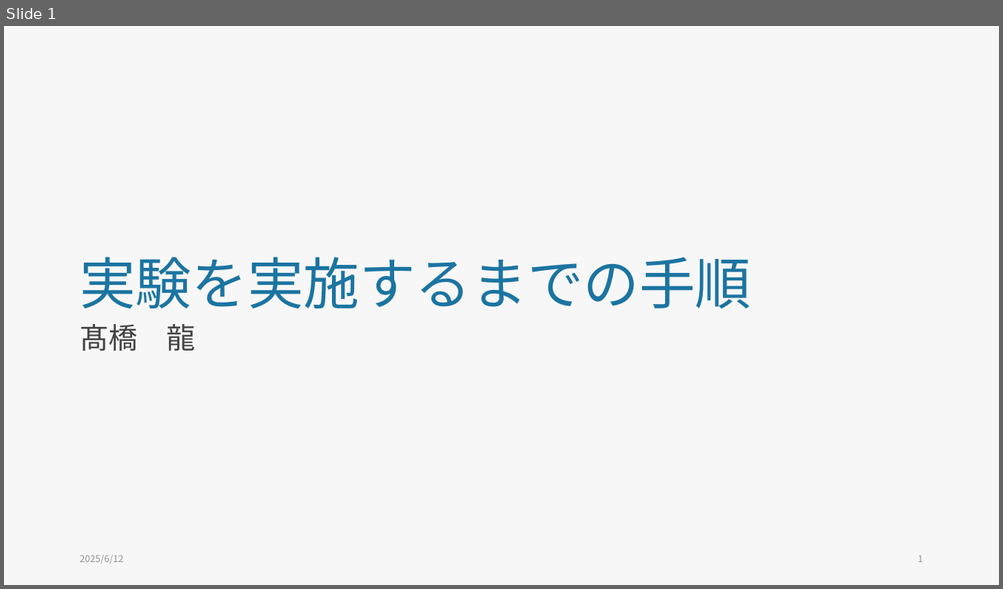
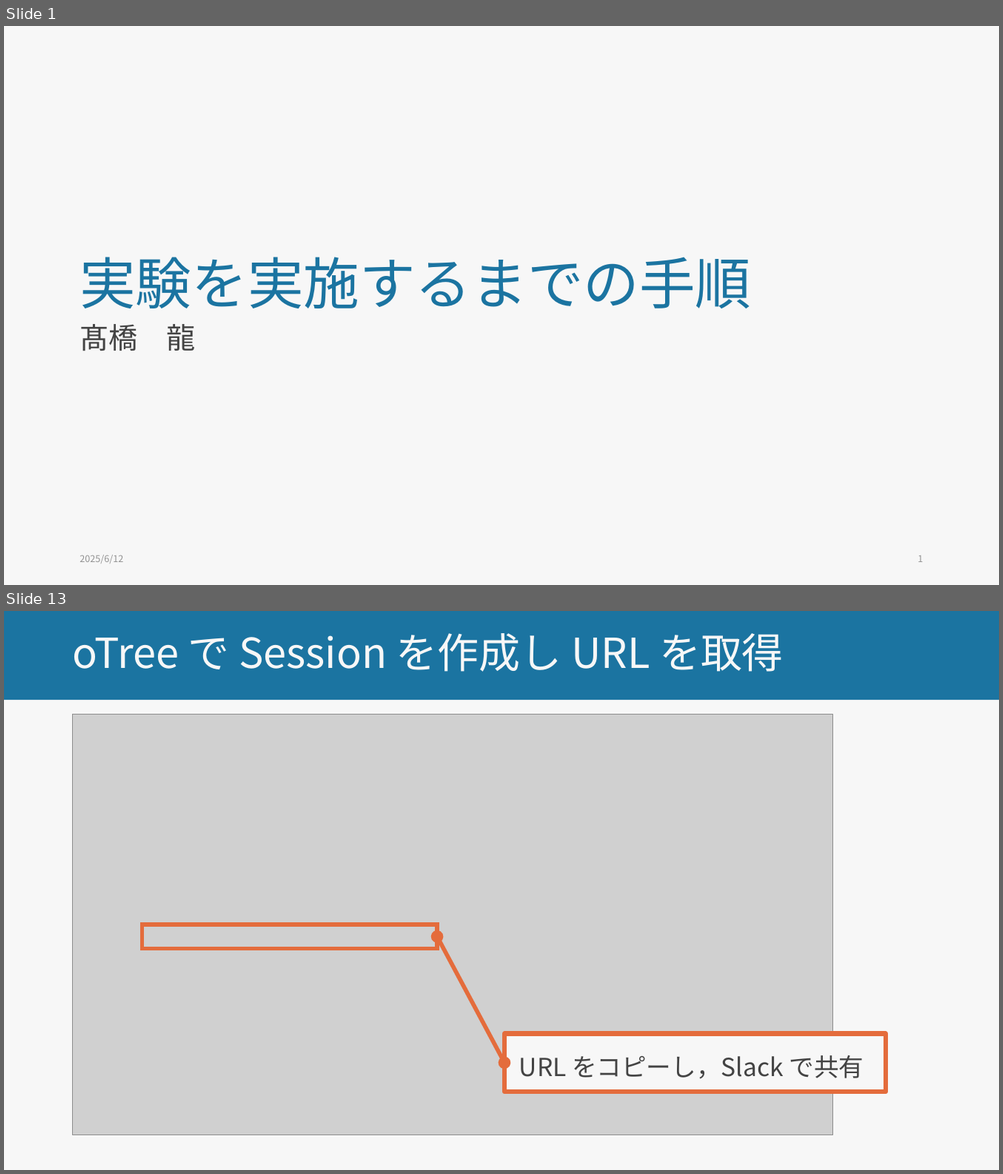
Before and after one commit to ryu-thakahashi/exp-psych-programs-25S, a slide deck: docs/lec_pptx/how_to_do_experiments.pptm. Shown one above the other, each under a label of ours: slide 1 before the commit, slides 1 and 13 after it; the slides between them are not shown. The pictures are 1003x589 and 1003x1174 pixels, drawn with LibreOffice and Linux fonts; fonts in the diff are those of the drawing; grey boxes stand for pictures. Boxes give left, top, right and bottom in pixels: in the first picture for what was removed or moved away, otherwise in the second. Text is boxed around its words. In the diff, an @@ line names an element or a change of style, - is before the commit and + after.

```diff
--- a/docs/lec_pptx/how_to_do_experiments.pptm
+++ b/docs/lec_pptx/how_to_do_experiments.pptm
@@ slide 13 added at (4,611,999,1170), background #F7F7F7 @@
@@ rectangle added at (4,611,999,700), fill #1B74A1 @@
@@ title added at (72,633,783,672), 40 pt, text #F7F7F7 @@
+oTree で Session を作成し URL を取得
@@ picture added at (73,715,833,1136) @@
@@ rectangle added at (142,925,437,949), outline #E46C3C 4 pt @@
@@ double arrow added from (437, 937) to (505, 1063), #E46C3C 4 pt @@
@@ rectangle added at (505,1034,886,1092), fill #F7F7F7, outline #E46C3C 4.5 pt, 24 pt, text #434343 @@
+URL をコピーし，Slack で共有
```
Also in this commit, not shown: 1 slide changed, 10 other slides added, 4 slides removed, 5 other files.
